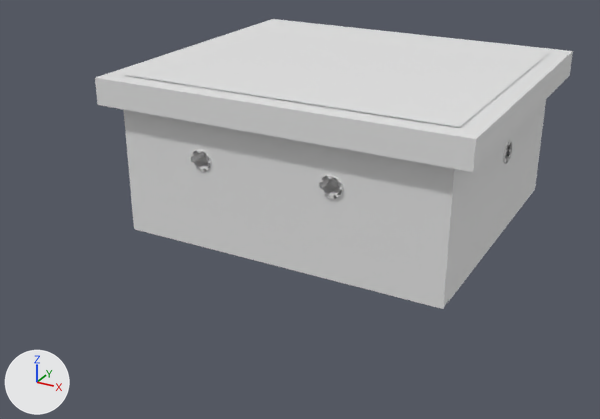
The OBJ model ProyectoFinal/ProyectoFinal/Models/Merry/lounge/lounge.obj: old version first, new version second.
One viewpoint serves both versions: a 50 mm lens placed at (7.37, -15.62, 7.36), pointed at (-0.26, -1.73, 0.42). Every picture has the same lights, and +X, +Y and +Z are marked at lower left. Materials are left out; every surface is plain grey. Where no turn or scale is listed for an object, it has been applied to the vertices. Vertices at the same position are counted once.

Script lines for the objects in view, before the commit:
```python
me_lounge = bpy.data.meshes.new('lounge')
me_lounge.from_pydata(...)  # 1596 vertices, 1003 faces; spans x -3.85..3.85, y -3.55..3.3, z -0.14..3.19
me_lounge.materials.append(mat_lambert11sg)
me_lounge.materials.append(mat_lambert6sg)
me_lounge.materials.append(mat_phong2sg)
me_lounge.materials.append(mat_lambert3sg)
me_lounge.materials.append(mat_lambert7sg)
me_lounge.materials.append(mat_lambert12sg)
me_lounge.materials.append(mat_lounge1_phonge1sg)
me_lounge.materials.append(mat_lounge1_lambert8sg)
me_lounge.materials.append(mat_lounge1_lambert7sg)
me_lounge.materials.append(mat_phonge1sg)
me_lounge.materials.append(mat_lambert2sg)
me_lounge.materials.append(mat_lambert8sg)
me_lounge.materials.append(mat_lounge1_lambert4sg)
me_lounge.materials.append(mat_lounge1_lambert6sg)
me_lounge.materials.append(mat_phong3sg)
me_lounge.materials.append(mat_lambert10sg)
me_lounge.materials.append(mat_phong1sg)
ob_lounge = bpy.data.objects.new('lounge', me_lounge)
ob_lounge.location = (0.0, 0.0, 0.0)
```
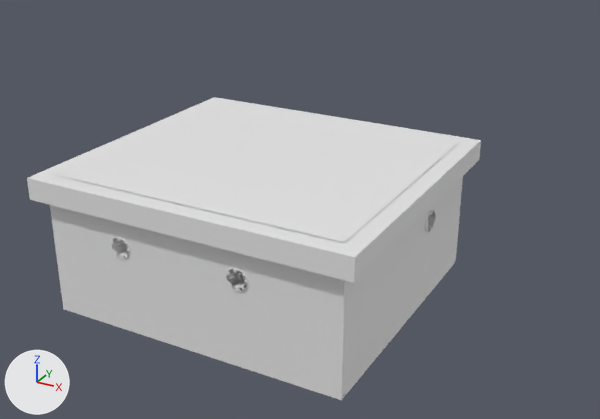
Changed parts and their boxes (x1, y1, x2, y2) in the pictures (600 x 419 px; the box of a moved part takes in the faces that stretch with it):
'lounge', reshaped
    before: (95, 19, 573, 309)
    after: (27, 97, 481, 400)
part 1 of me_lounge, added
    after: (27, 97, 481, 283)
part 2 of me_lounge, moved or reshaped
    before: (191, 150, 211, 172)
    after: (111, 237, 130, 259)
part 3 of me_lounge, moved or reshaped (not visible afterwards)
    before: (319, 175, 343, 199)
part 4 of me_lounge, added
    after: (239, 263, 454, 398)
part 5 of me_lounge, moved or reshaped
    before: (532, 100, 546, 192)
    after: (454, 176, 463, 263)
part 6 of me_lounge, moved or reshaped
    before: (503, 141, 512, 163)
    after: (226, 268, 248, 291)
part 7 of me_lounge, deleted
    before: (95, 19, 573, 309)
part 8 of me_lounge, built on
    after: (50, 102, 461, 400)

The change, as a diff of the scene's bpy script:
```diff
--- a/ProyectoFinal/ProyectoFinal/Models/Merry/lounge/lounge.obj.py
+++ b/ProyectoFinal/ProyectoFinal/Models/Merry/lounge/lounge.obj.py
@@ me_lounge @@
 # used by ob_lounge; location = (0.0, 0.0, 0.0)
-me_lounge.from_pydata(...)  # 1596 vertices, 1003 faces; spans x -3.85..3.85, y -3.55..3.3, z -0.14..3.19
+me_lounge.from_pydata(...)  # 1784 vertices, 1108 faces; spans x -3.66..2.86, y -5.76..0.22, z -0.91..1.88
+# me_lounge part 1: a new loose piece, a box spanning x -3.66..2.86, y -5.76..0.22, z 1.44..1.86
+# me_lounge part 2: the loose piece of 80 vertices spanning x -1.84..-1.38, y -3.28..-2.87, z 1.53..1.97 is scaled about its middle by (0.87, 0.773, 0.91), then moved by (-0.18, -2.33, -0.94)
+# me_lounge part 3: the loose piece of 80 vertices spanning x 0.99..1.45, y -3.29..-2.88, z 1.54..1.98 is scaled about its middle by (0.87, 0.327, 0.91), then moved by (-3.02, 3.07, -0.95)
+# me_lounge part 4: a new loose piece, a box spanning x -3.401..2.599, y -5.483..0.014, z -0.892..-0.842
+# me_lounge part 5: the loose piece of 170 vertices spanning x -3.45..3.45, y 2.76..3.07, z -0.11..2.64 is scaled about its middle by (0.87, 0.327, 0.91), then moved by (-0.4, -2.94, -0.89)
+# me_lounge part 6: the loose piece of 80 vertices spanning x 3.18..3.48, y -0.2..0.31, z 1.54..1.98 is multiplied about its middle by the matrix ((0.0, 0.773, 0.0), (-1.062, 0.0, 0.0), (0.0, 0.0, 0.91)), then moved by (-2.67, -5.47, -0.94)
+# me_lounge part 7: 20 loose pieces with 725 vertices, spanning x -3.85..3.85, y -3.55..3.3, z -0.13..3.19, are deleted
+# me_lounge part 8: 3 vertices removed from x -2.68, y -2.94, z 0.03..0.4; 850 vertices added at x -3.44..2.63, y -5.54..0.06, z -0.9..1.88
```
